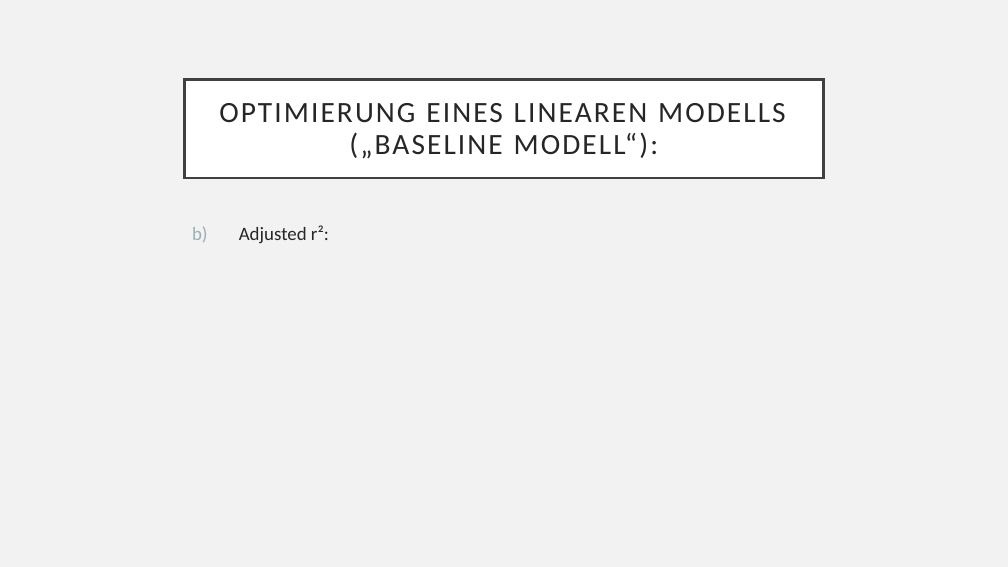
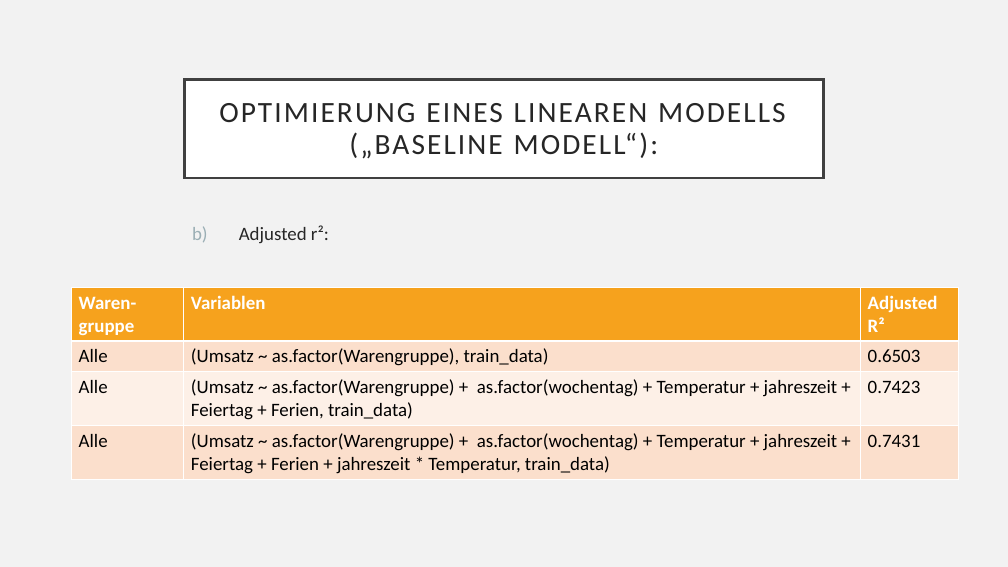
Before and after one commit to Tasinger/gruppe-2-projekt, a slide deck: slide 8 of Präsentation Gruppe 2.pptx (slide 7 before the commit). Drawn at 1008x567 pixels with LibreOffice and Linux fonts; fonts in the diff are those of the drawing. Boxes give left, top, right and bottom in pixels: in the first picture for what was removed or moved away, otherwise in the second. Text is boxed around its words. In the diff, an @@ line names an element or a change of style, - is before the commit and + after.

```diff
--- a/Präsentation Gruppe 2.pptx
+++ b/Präsentation Gruppe 2.pptx
@@ table added at box(71, 287, 959, 478), 4 rows, 3 columns @@
+Waren-gruppe | Variablen | Adjusted R²
+Alle | (Umsatz ~ as.factor(Warengruppe), train_data) | 0.6503
+Alle | (Umsatz ~ as.factor(Warengruppe) + as.factor(wochentag) + Temperatur + jahreszeit + Feiertag + Ferien, train_data) | 0.7423
+Alle | (Umsatz ~ as.factor(Warengruppe) + as.factor(wochentag) + Temperatur + jahreszeit + Feiertag + Ferien + jahreszeit * Temperatur, train_data) | 0.7431
```
Also in this commit, not shown: 1 other slide changed, 1 slide added, 4 other files.
